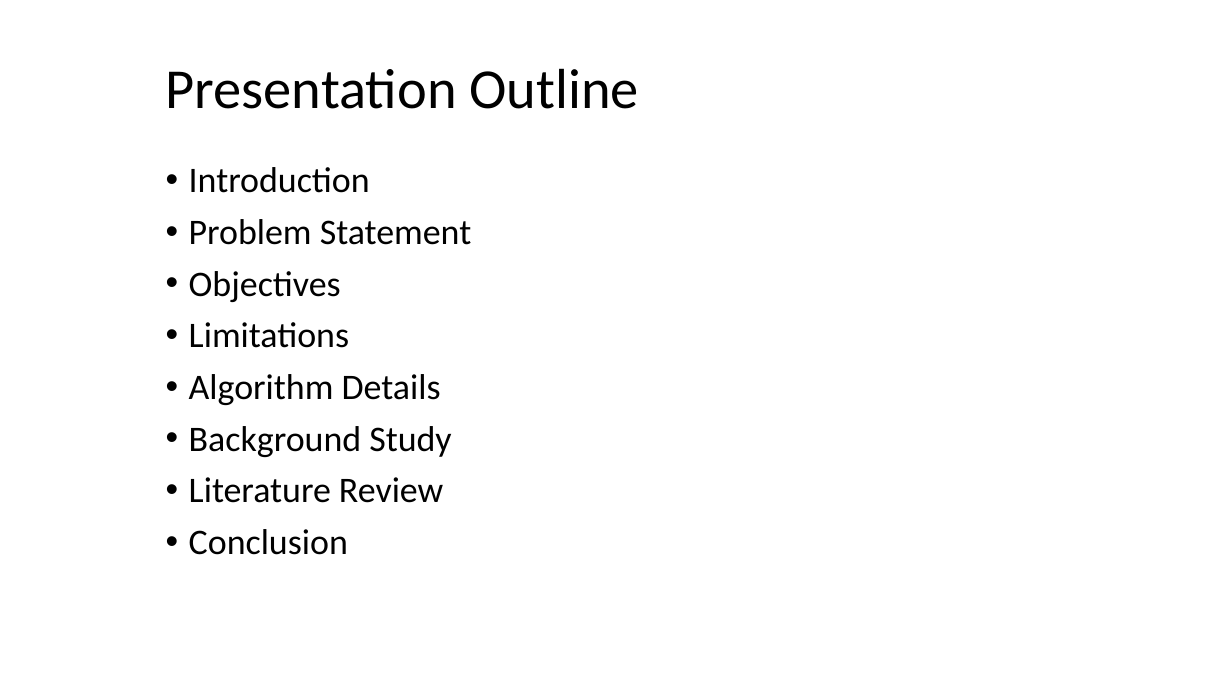
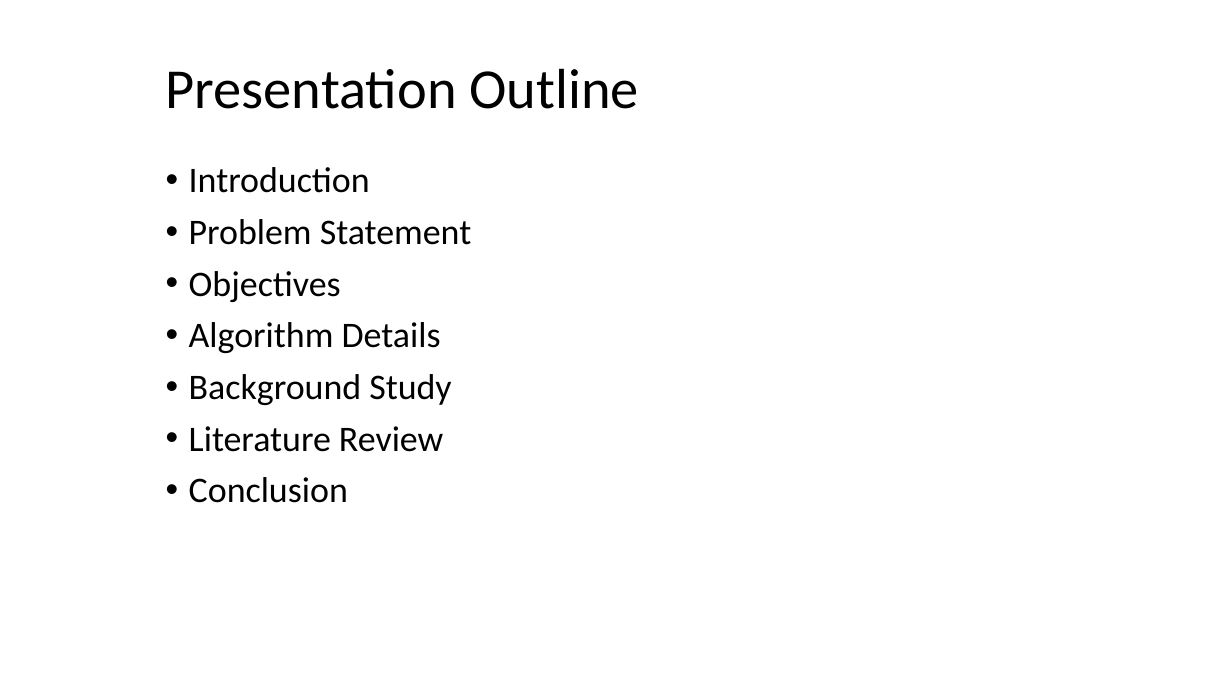
Before and after one commit to SandeshKhatiwada05/Skin-Disease-Detection-CNN--MobileNet-and-DenseNet, a slide deck: slide 2 of Reports/Mid Defense/Mid Defense Presentation.pptx. Drawn at 1232x693 pixels with LibreOffice and Linux fonts; fonts in the diff are those of the drawing. Boxes give left, top, right and bottom in pixels: in the first picture for what was removed or moved away, otherwise in the second. Text is boxed around its words. In the diff, an @@ line names an element or a change of style, - is before the commit and + after.

```diff
--- a/Reports/Mid Defense/Mid Defense Presentation.pptx
+++ b/Reports/Mid Defense/Mid Defense Presentation.pptx
@@ text at box(189, 322, 349, 348): paragraph removed @@
-• Limitations
```
Also in this commit, not shown: 1 other slide changed, 2 slides added, 6 other files.
